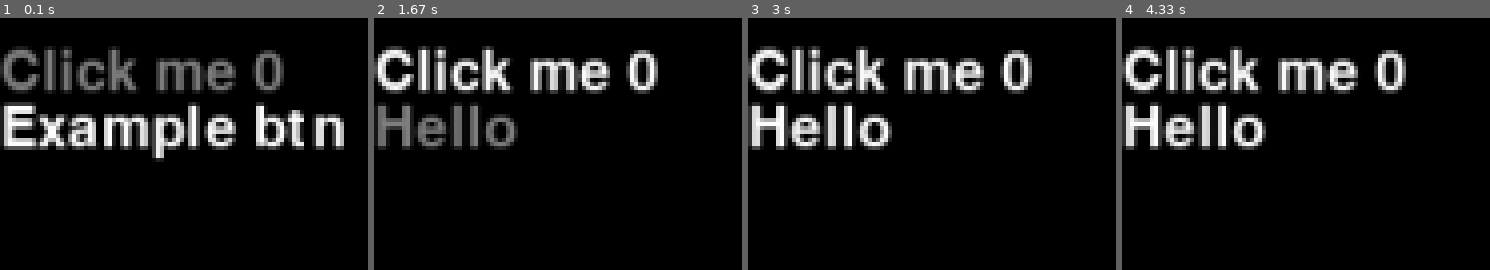
Above: before the commit, frames 1-4 (left to right).
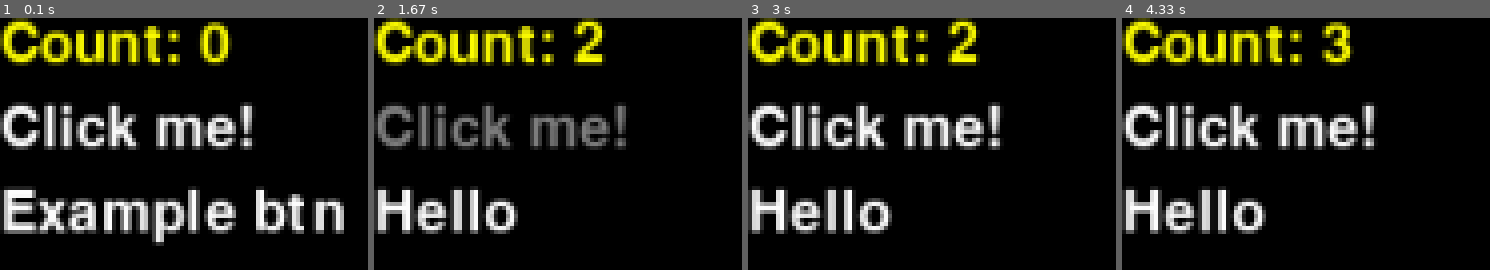
Above: after the commit, the same moments.

Repository: cubewhy/pyvn
Game: pygame game, started from main.py
Two runs of this game, one before a commit and one after it. Both use one fixed random seed, a clock stepped at 60 frames per second and the inputs below.
Inputs (mouse positions are in pixels of both pictures, inside the frame that each line leads up to):
- Up to frame 1 (0.1 s): no input
- Up to frame 2 (1.67 s): click (513, 128) at 0.38 s, where only the run after the commit has a clickable "Click me!"; press the mouse at (484, 45) at 0.7 s; move the mouse to (outside the picture) at 0.8 s; release the mouse at (outside the picture) at 0.93 s; click (543, 214) at 1.05 s, where only the run after the commit has a clickable "Example btn"; click (513, 128) at 1.38 s, where only the run after the commit has a clickable "Click me!"
- Up to frame 3 (3 s): press the mouse at (814, 214) at 1.7 s; move the mouse to (outside the picture) at 1.8 s; release the mouse at (outside the picture) at 1.93 s; click "Hello" at 2.05 s; press the mouse at (858, 45) at 2.37 s; move the mouse to (outside the picture) at 2.47 s; release the mouse at (outside the picture) at 2.6 s
- Up to frame 4 (4.33 s): click (1261, 128) at 3.22 s, where only the run after the commit has a clickable "Click me!"; press the mouse at (1261, 128) at 3.53 s; move the mouse to (outside the picture) at 3.63 s; release the mouse at (outside the picture) at 3.77 s

The runs differ from the first frame. In frame 1, 33% of the frame differs, in the area x 0-94%, y 0-91%; in frame 2, 24%; in frame 3, 25%; in frame 4, 25%.

Commit message:
feat: label component

Diff:
--- a/main.py
+++ b/main.py
@@ -1,6 +1,7 @@
 from dataclasses import dataclass
 from pyvn import create_game_window
 from pyvn.components.button import Button
+from pyvn.components.label import Label
 from pyvn.layouts.vertical import VerticalLayout
 from pyvn.ui import UiLike
 
@@ -15,9 +16,12 @@
     layout = VerticalLayout()
 
     ui.set_base_layout(layout)
-    if layout.add(Button("Click me " + str(state.num_counter)).padding(10).clicked_color((255, 255, 0))).is_clicked():
+
+    layout.add(Label(f"Count: {state.num_counter}").text_color((255, 255, 0)))
+
+    if layout.add(Button("Click me!").padding(10, 10, 10, 10)).is_clicked():
         # add the add counter
-        state.num_counter += 100
+        state.num_counter += 1
 
     if layout.add(Button(state.btn1_text)).is_clicked():
         state.btn1_text = "Hello"
--- /dev/null
+++ b/pyvn/components/label.py
@@ -0,0 +1,25 @@
+from typing import Self
+from pyvn.components import Component
+from pyvn.renderers import Renderer
+from pyvn.types import ColorValue
+
+
+class Label(Component):
+    def __init__(self, text: str = "") -> None:
+        super().__init__()
+        self._text = text
+        self._text_color = (255, 255, 255)
+
+    def text(self, text: str) -> Self:
+        self._text = text
+        return self
+
+    def text_color(self, color: ColorValue) -> Self:
+        self._text_color = color
+        return self
+
+    def render(self, renderer: Renderer, position: (int, int)) -> None:
+        renderer.render_text(position, self._text, self.font, self._text_color)
+
+    def get_size(self) -> (int, int):
+        return self.font.size(self._text)
